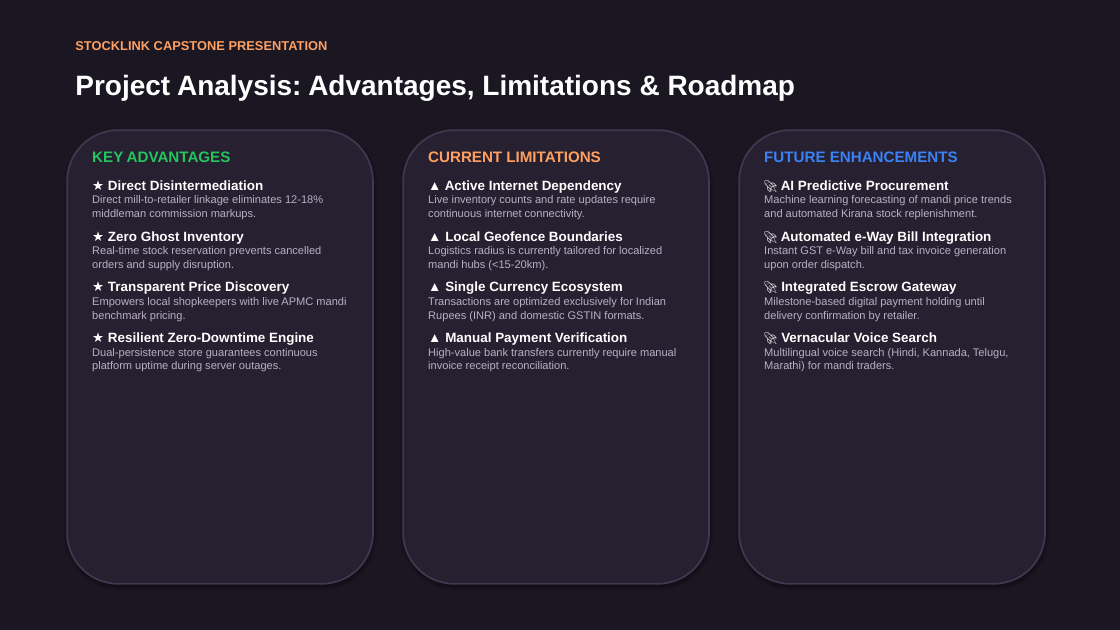
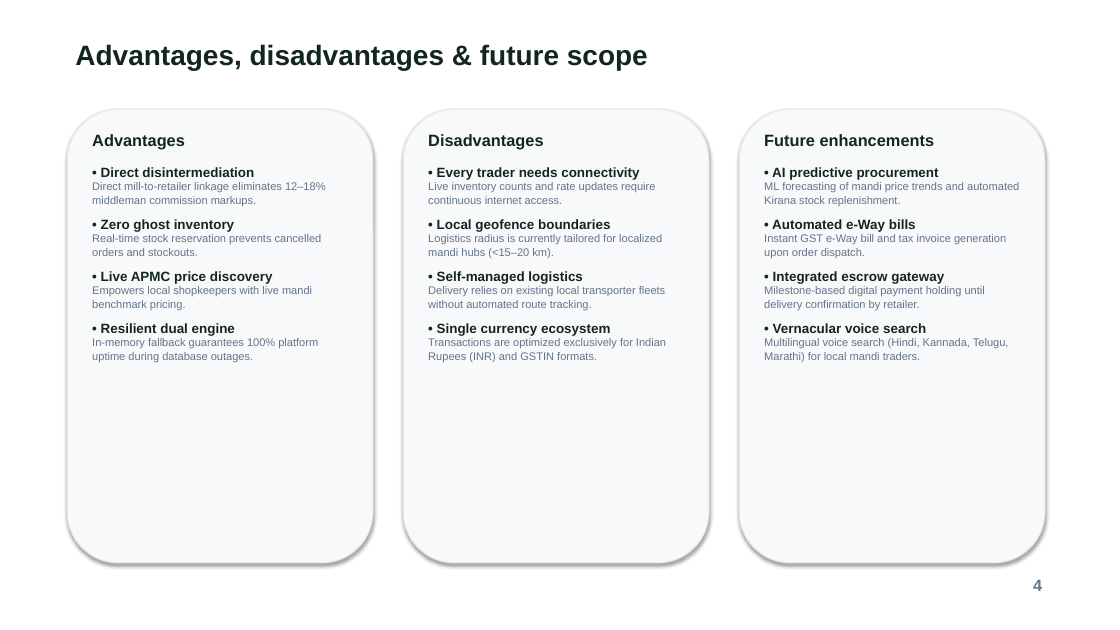
Before and after one commit to PraweenRawat/FFT_CAPSTONE_PROJECT, a slide deck: slide 4 of StockLink_Capstone_Presentation.pptx. Drawn at 1120x630 pixels with LibreOffice and Linux fonts; fonts in the diff are those of the drawing. Boxes give left, top, right and bottom in pixels: in the first picture for what was removed or moved away, otherwise in the second. Text is boxed around its words. In the diff, an @@ line names an element or a change of style, - is before the commit and + after.

```diff
--- a/StockLink_Capstone_Presentation.pptx
+++ b/StockLink_Capstone_Presentation.pptx
@@ background #1A1622 to #FFFFFF @@
@@ text at (75,44,648,70): text changed; size 11 to 24 pt; text colour #FFA062 to #12261E @@
-STOCKLINK CAPSTONE PRESENTATION
+Advantages, disadvantages & future scope
@@ text removed at (75,74,796,100) @@
-Project Analysis: Advantages, Limitations & Roadmap
@@ 3 rounded rectangles: place and size @@
-3 rounded rectangles at (67,130,1045,584)
+3 rounded rectangles at (67,109,1045,563)
@@ fill #262030 to #F8F9FA; outline #413750 1.5 pt to #E2E8F0 1 pt in 3 elements at (67,109,373,563), (403,109,709,563), (739,109,1045,563) @@
@@ text at (92,134,326,362): text changed; text colour #B9AFC6 to #64748B @@
-KEY ADVANTAGES
-★ Direct Disintermediation
-Direct mill-to-retailer linkage eliminates 12-18% middleman commission markups.
-★ Zero Ghost Inventory
-Real-time stock reservation prevents cancelled orders and supply disruption.
-★ Transparent Price Discovery
-Empowers local shopkeepers with live APMC mandi benchmark pricing.
-★ Resilient Zero-Downtime Engine
-Dual-persistence store guarantees continuous platform uptime during server outages.
+Advantages
+• Direct disintermediation
+Direct mill-to-retailer linkage eliminates 12–18% middleman commission markups.
+• Zero ghost inventory
+Real-time stock reservation prevents cancelled orders and stockouts.
+• Live APMC price discovery
+Empowers local shopkeepers with live mandi benchmark pricing.
+• Resilient dual engine
+In-memory fallback guarantees 100% platform uptime during database outages.
@@ text at (428,134,666,362): text changed; text colour #B9AFC6 to #64748B @@
-CURRENT LIMITATIONS
-▲ Active Internet Dependency
-Live inventory counts and rate updates require continuous internet connectivity.
-▲ Local Geofence Boundaries
-Logistics radius is currently tailored for localized mandi hubs (<15-20km).
-▲ Single Currency Ecosystem
-Transactions are optimized exclusively for Indian Rupees (INR) and domestic GSTIN formats.
-▲ Manual Payment Verification
-High-value bank transfers currently require manual invoice receipt reconciliation.
+Disadvantages
+• Every trader needs connectivity
+Live inventory counts and rate updates require continuous internet access.
+• Local geofence boundaries
+Logistics radius is currently tailored for localized mandi hubs (<15–20 km).
+• Self-managed logistics
+Delivery relies on existing local transporter fleets without automated route tracking.
+• Single currency ecosystem
+Transactions are optimized exclusively for Indian Rupees (INR) and GSTIN formats.
@@ text "Future enhancements": place and size @@
-text "Future enhancements" at (764,151,1012,371)
+text "Future enhancements" at (764,134,1019,362)
@@ text at (764,134,1019,232): text changed; text colour #B9AFC6 to #64748B @@
-FUTURE ENHANCEMENTS
-🚀 AI Predictive Procurement
-Machine learning forecasting of mandi price trends and automated Kirana stock replenishment.
-🚀 Automated e-Way Bill Integration
+Future enhancements
+• AI predictive procurement
+ML forecasting of mandi price trends and automated Kirana stock replenishment.
+• Automated e-Way bills
@@ text at (764,234,1006,310): text colour #B9AFC6 to #64748B in "Instant GST e-Way bill and tax invoice ...", "Milestone-based digital payment holding until delivery confi ..."; more space between paragraphs @@
@@ text at (773,271,944,284): text changed; text colour #FFFFFF to #12261E @@
-🚀 Integrated Escrow Gateway
+• Integrated escrow gateway
@@ text at (764,323,1009,362): text changed; text colour #B9AFC6 to #64748B @@
-🚀 Vernacular Voice Search
-Multilingual voice search (Hindi, Kannada, Telugu, Marathi) for mandi traders.
+• Vernacular voice search
+Multilingual voice search (Hindi, Kannada, Telugu, Marathi) for local mandi traders.
@@ text added at (1033,580,1042,591), 14 pt, text #64748B, bold @@
+4
```
Also in this commit, not shown: 4 slides added, 4 slides removed, 3 other files.
